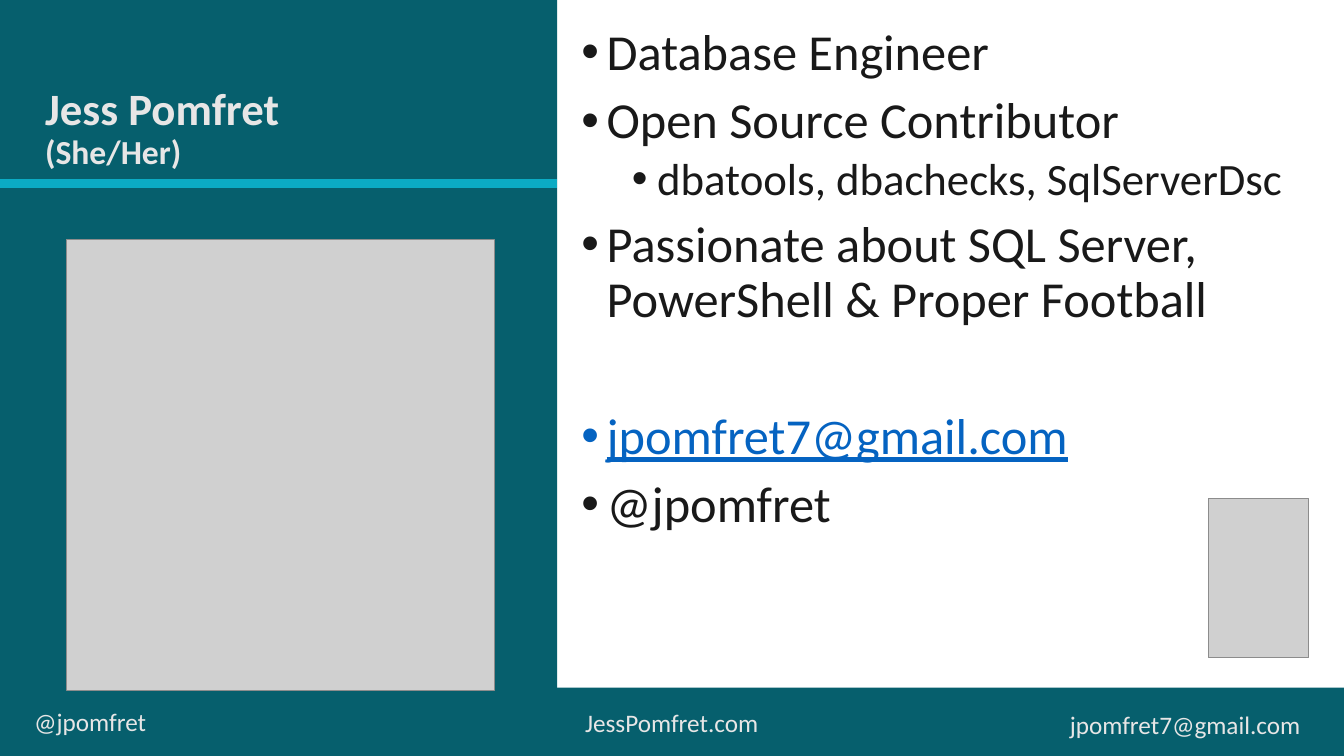
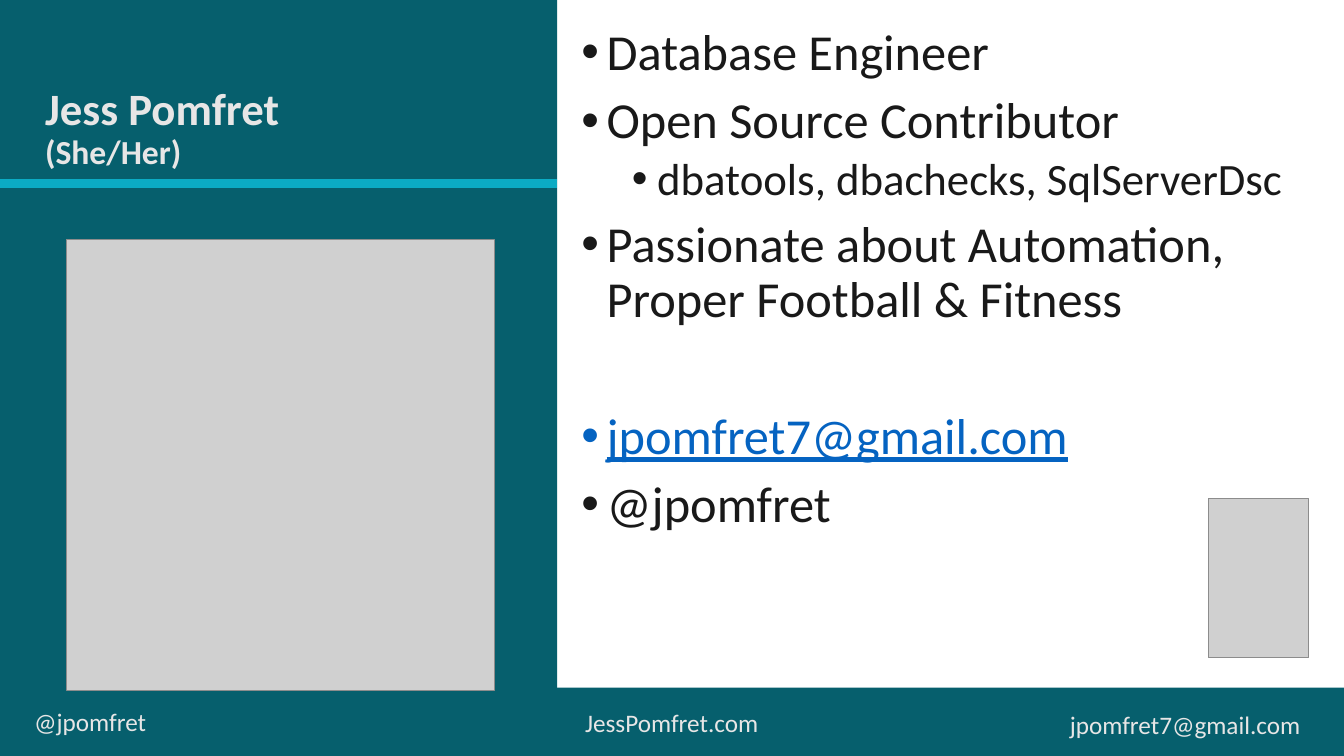
Before and after one commit to jpomfret/demos, a slide deck: slide 2 of LifeHacks_dbatools/LifeHacks_dbatools.pptx. Drawn at 1344x756 pixels with LibreOffice and Linux fonts; fonts in the diff are those of the drawing; grey boxes stand for pictures. Boxes give left, top, right and bottom in pixels: in the first picture for what was removed or moved away, otherwise in the second. Text is boxed around its words. In the diff, an @@ line names an element or a change of style, - is before the commit and + after.

```diff
--- a/LifeHacks_dbatools/LifeHacks_dbatools.pptx
+++ b/LifeHacks_dbatools/LifeHacks_dbatools.pptx
@@ text at box(607, 227, 1224, 325): text changed @@
-• Passionate about SQL Server, PowerShell & Proper Football
+• Passionate about Automation, Proper Football & Fitness
```
Also in this commit, not shown: 2 other slides changed, 4 other files.
